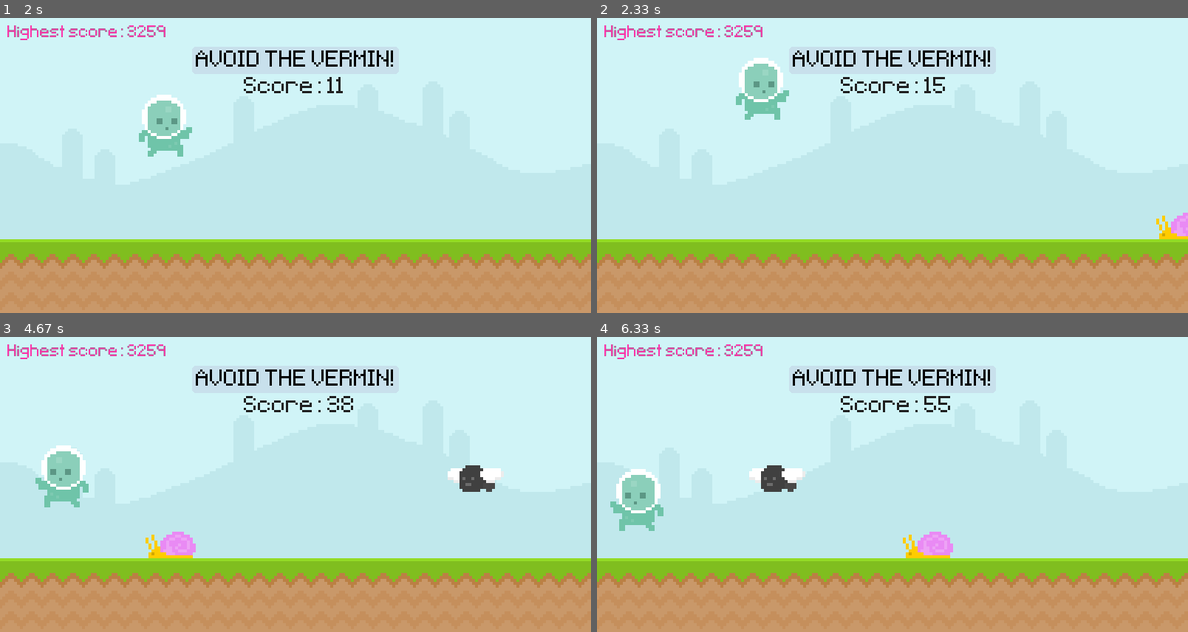
Above: before the commit, frames 1-4 (two rows, left to right).
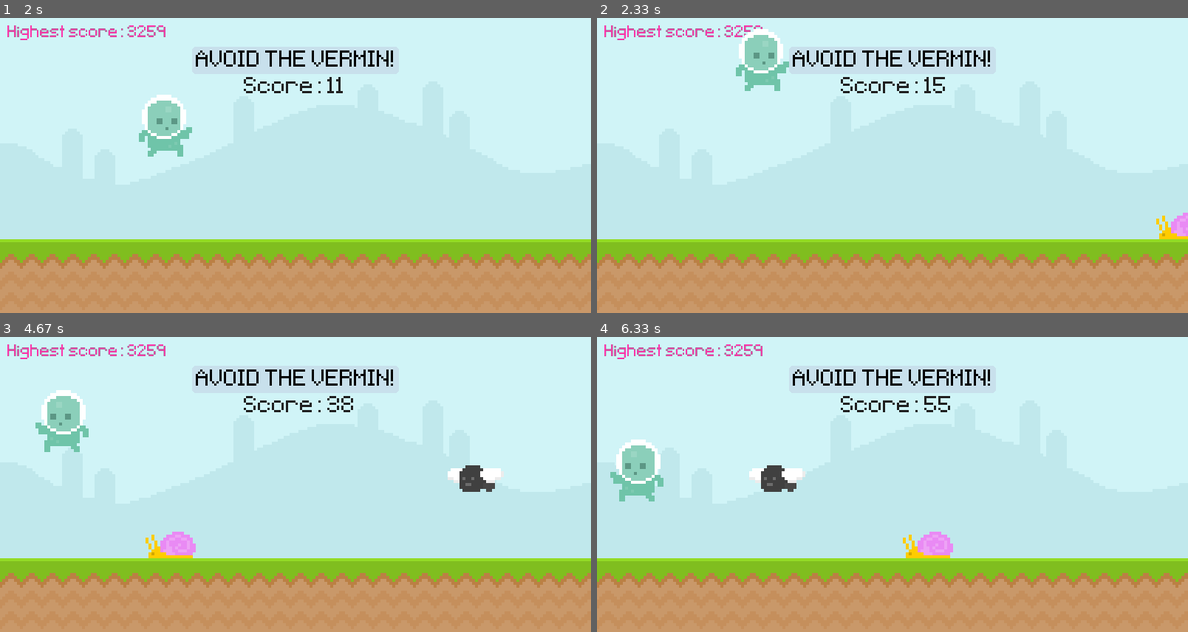
Above: after the commit, the same moments.

Repository: PavelKosnar/Vermin-avoider
Game: pygame game, started from main.py
The game is run twice, just before and just after one commit, with the same random seed, the same clock (stepped at 60 frames per second) and the same inputs.
Inputs:
- Up to frame 1 (2 s): hold Esc 0.33-0.8 s; tap Enter at 0.83 s; tap Space at 1.17, 1.57, 1.87 s; hold D 1.5-1.97 s
- Up to frame 2 (2.33 s): hold W 2-2.3 s; tap Space at 2.07 s
- Up to frame 3 (4.67 s): hold D 2.33-2.8 s; tap Space at 2.4, 2.7, 2.9, 3.2, 3.47, 3.8, 4.1, 4.23, 4.63 s; hold A 2.83-3.37 s; hold S 3.4-3.7 s; hold A 3.73-4.13 s; hold W 4.17-4.53 s; hold S from 4.57 s (still down)
- Up to frame 4 (6.33 s): tap Space at 4.93, 5.3, 5.7, 6, 6.2 s; release S at 5.2 s; hold D 5.23-5.6 s; hold A 5.63-6.1 s; hold W from 6.13 s (still down)

Frame 1 is identical in both runs. In frame 2, 2.0% of the frame differs, in the area x 23-33%, y 3-35%; in frame 3, 2.6%, in the area x 6-15%, y 18-58%; in frame 4, 2.0%.

Commit message:
Float a Controls menu

Diff:
--- a/main.py
+++ b/main.py
@@ -66,6 +66,8 @@
             self.jump_sound.play()
         if pygame.key.get_pressed()[pygame.K_s] and self.gravity > -10:
             self.gravity += 2
+        elif pygame.key.get_pressed()[pygame.K_w] and self.gravity > -5:
+            self.gravity -= 0.6
 
     def reset_position(self):
         if not game_active:
@@ -183,7 +185,7 @@
         return False
 
 
-def handle_menu_text():
+def handle_menu():
     menu_text = ['PLAY', 'CONTROLS', 'EXIT THE GAME']
     menu_y_pos = 150
     for i in menu_text:
@@ -194,6 +196,19 @@
         menu_y_pos += 70
 
 
+def handle_controls(text):
+    controls_y_pos = 120
+    for i in text:
+        current_controls_text = text[i]
+        controls_button_surface = font.render(i, False, 'Black')
+        controls_button_rect = controls_button_surface.get_rect(topright=(250, controls_y_pos))
+        controls_button_text.update({i: {'surf': controls_button_surface, 'rect': controls_button_rect}})
+        controls_text_surface = font.render(current_controls_text, False, 'Black')
+        controls_text_rect = controls_text_surface.get_rect(topleft=(300, controls_y_pos))
+        controls_text.update({i: {'surf': controls_text_surface, 'rect': controls_text_rect}})
+        controls_y_pos += 40
+
+
 # START AND SCREEN
 pygame.init()
 screen = pygame.display.set_mode((800, 400))
@@ -201,6 +216,7 @@
 fps = pygame.time.Clock()
 game_active = False
 menu = True
+controls = False
 score = 0
 end_score = 0
 
@@ -228,7 +244,16 @@
 
 menu_group = pygame.sprite.Group()
 menu_text_image = {}
-handle_menu_text()
+handle_menu()
+
+controls_text_and_buttons = {'SPACE:': 'Jump',
+                             'A / D:': 'Move left / right',
+                             'W:': 'Float',
+                             'S:': 'Downfall',
+                             'ESC:': 'Open menu'}
+controls_text = {}
+controls_button_text = {}
+handle_controls(controls_text_and_buttons)
 
 shield = pygame.sprite.GroupSingle()
 
@@ -265,7 +290,9 @@
 
         # MENU
         if event.type == pygame.KEYDOWN and event.key == pygame.K_ESCAPE:
-            if menu:
+            if controls:
+                controls = False
+            elif menu:
                 menu = False
             else:
                 menu = True
@@ -279,6 +306,8 @@
                             menu = False
                             if not game_active:
                                 game_active = True
+                        elif menu_button_text == 'CONTROLS':
+                            controls = True
                         elif menu_button_text == 'EXIT THE GAME':
                             pygame.quit()
                             exit()
@@ -297,13 +326,20 @@
     if menu:
         screen.fill((94, 129, 162))
         screen.blit(game_name, game_name_rect)
-
-        # DRAW MENU TEXTS
-        menu_group.draw(screen)
-        menu_group.update()
-        for x in menu_text_image:
-            current_menu_text = menu_text_image[x]
-            screen.blit(current_menu_text['surf'], current_menu_text['rect'])
+        if controls:
+            for x in controls_button_text:
+                current_button_text = controls_button_text[x]
+                screen.blit(current_button_text['surf'], current_button_text['rect'])
+            for y in controls_text:
+                current_text = controls_text[y]
+                screen.blit(current_text['surf'], current_text['rect'])
+        else:
+            # DRAW MENU TEXTS
+            menu_group.draw(screen)
+            menu_group.update()
+            for x in menu_text_image:
+                current_menu_text = menu_text_image[x]
+                screen.blit(current_menu_text['surf'], current_menu_text['rect'])
 
     elif game_active:
         # BACKGROUND
@@ -353,7 +389,7 @@
         # COLLISION
         game_active = collision()
 
-    else:   # MENU
+    else:  # MENU
         player.update()
         shield.update()
         screen.fill((94, 129, 162))
